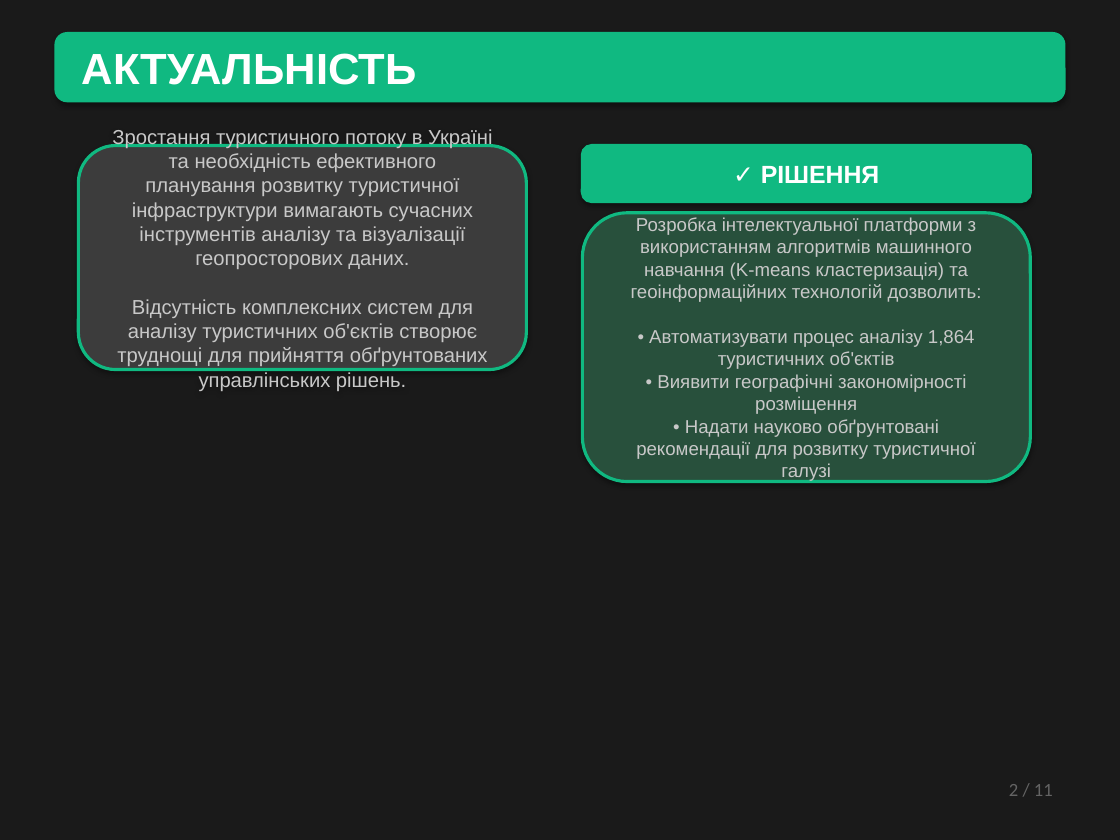
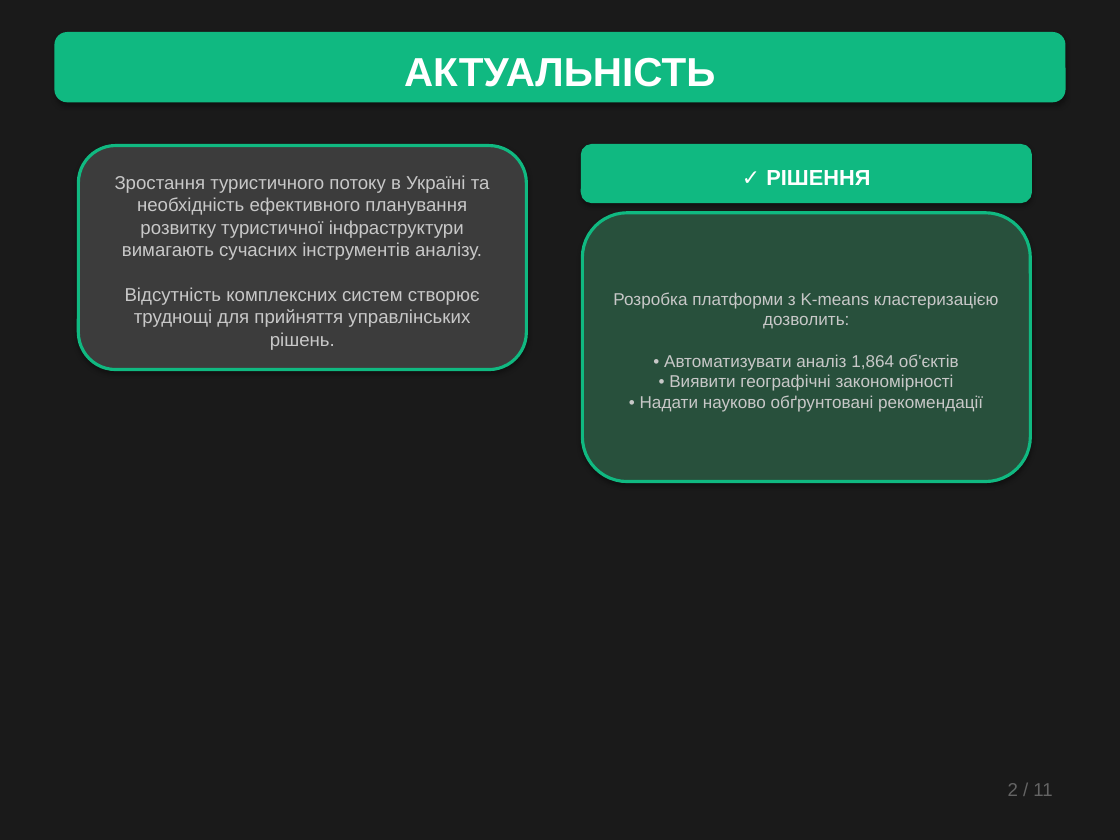
Before and after one commit to slipchuk062-netizen/site, a slide deck: slide 2 of Zhytomyr_Tourism_Presentation.pptx. Drawn at 1120x840 pixels with LibreOffice and Linux fonts; fonts in the diff are those of the drawing. Boxes give left, top, right and bottom in pixels: in the first picture for what was removed or moved away, otherwise in the second. Text is boxed around its words. In the diff, an @@ line names an element or a change of style, - is before the commit and + after.

```diff
--- a/Zhytomyr_Tourism_Presentation.pptx
+++ b/Zhytomyr_Tourism_Presentation.pptx
@@ rounded rectangle "АКТУАЛЬНІСТЬ" at [56,34,1064,101]: size 28 to 26 pt; alignment left to centre @@
@@ rounded rectangle "✓ РІШЕННЯ" at [582,146,1030,202]: size 16 to 14 pt @@
@@ text in rounded rectangle at [115,175,490,350]: text changed; size 13 to 12 pt @@
-Зростання туристичного потоку в Україні та необхідність ефективного планування розвитку туристичної інфраструктури вимагають сучасних інструментів аналізу та візуалізації геопросторових даних.
-Відсутність комплексних систем для аналізу туристичних об'єктів створює труднощі для прийняття обґрунтованих управлінських рішень.
+Зростання туристичного потоку в Україні та необхідність ефективного планування розвитку туристичної інфраструктури вимагають сучасних інструментів аналізу.
+Відсутність комплексних систем створює труднощі для прийняття управлінських рішень.
@@ text in rounded rectangle at [613,292,999,412]: text changed; size 12 to 11 pt @@
-Розробка інтелектуальної платформи з використанням алгоритмів машинного навчання (K-means кластеризація) та геоінформаційних технологій дозволить:
-• Автоматизувати процес аналізу 1,864 туристичних об'єктів
-• Виявити географічні закономірності розміщення
-• Надати науково обґрунтовані рекомендації для розвитку туристичної галузі
+Розробка платформи з K-means кластеризацією дозволить:
+• Автоматизувати аналіз 1,864 об'єктів
+• Виявити географічні закономірності
+• Надати науково обґрунтовані рекомендації
@@ text "2 / 11" at [1008,783,1052,796]: font Calibri to Arial @@
```
Also in this commit, not shown: 4 other slides changed, 6 slides added.
